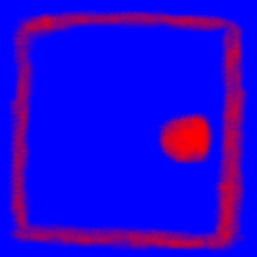
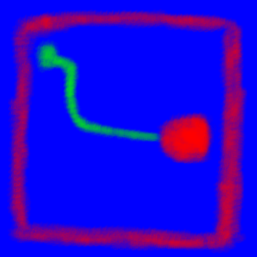
Layered file, before and after one edit (257x257). Changes by layer:
added layer "dark_dirt" above "light_dirt" over bbox(34, 39, 163, 143)
